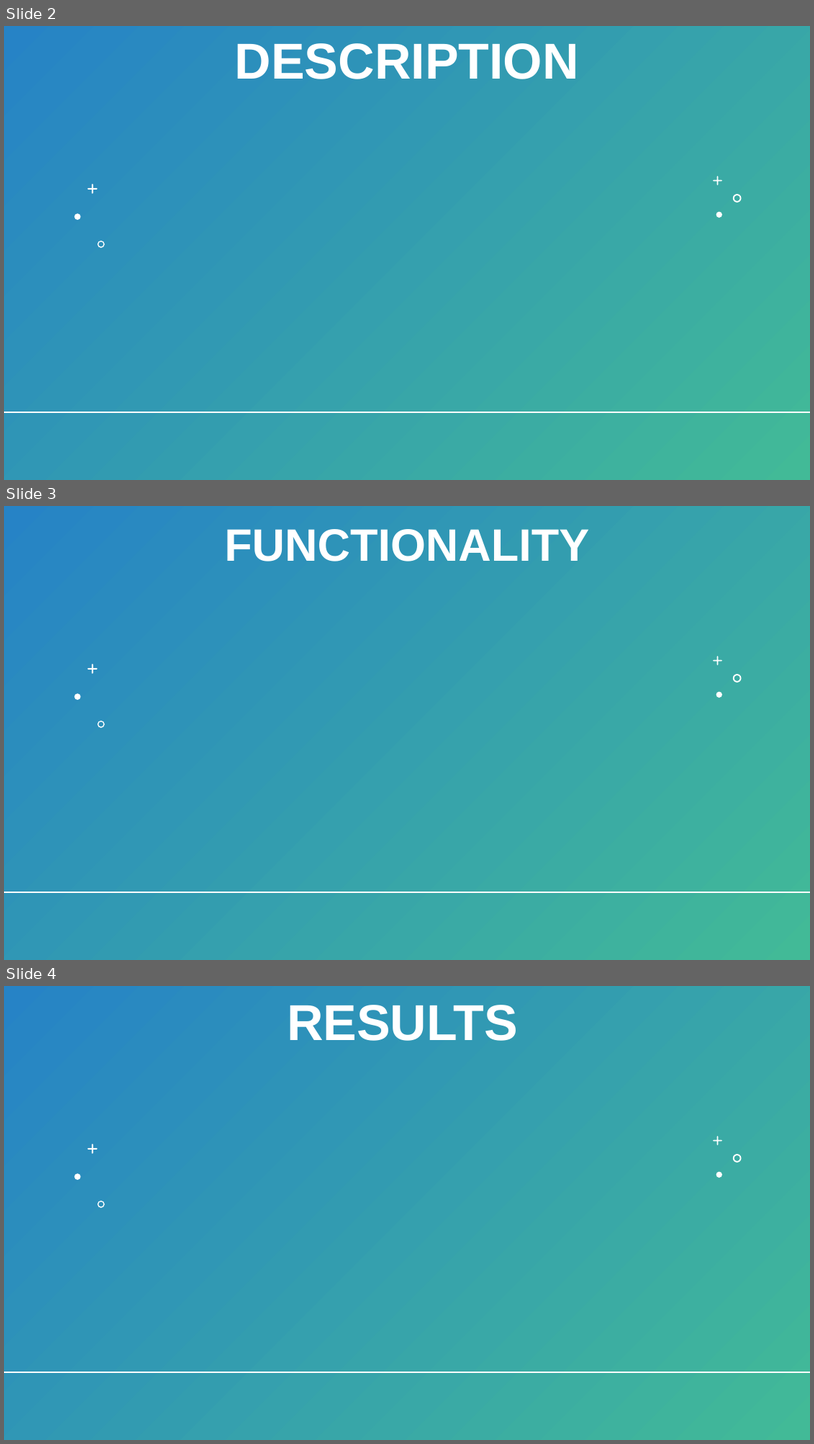
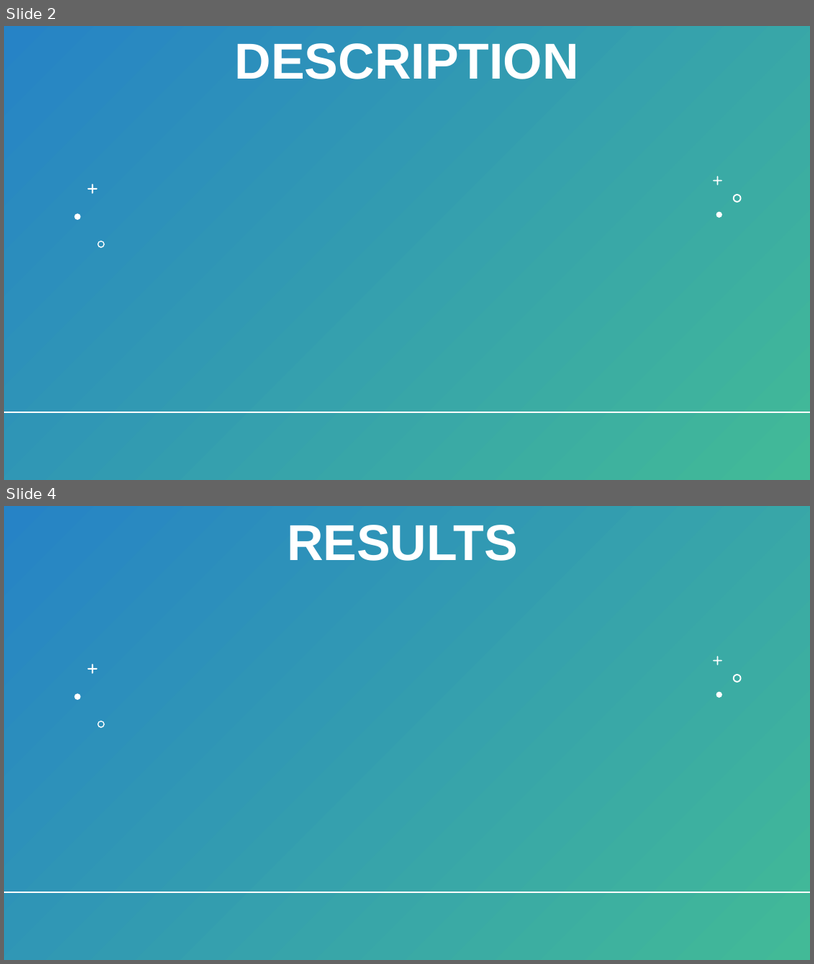
Before and after one commit to BaldeepDhada/API-Shows, a slide deck: 534-Slides.pptx. Shown one above the other, each under a label of ours: slides 2, 3 and 4 before the commit, slides 2 and 4 after it; the slides between them are not shown. The pictures are 814x1444 and 814x964 pixels, drawn with LibreOffice and Linux fonts; fonts in the diff are those of the drawing. Boxes give left, top, right and bottom in pixels: in the first picture for what was removed or moved away, otherwise in the second. Text is boxed around its words. In the diff, an @@ line names an element or a change of style, - is before the commit and + after.

```diff
--- a/534-Slides.pptx
+++ b/534-Slides.pptx
@@ slide 3 removed at [4,506,810,960], background #FFFFFF; not listed: 1 template element that a slide beside it also shows @@
@@ rectangle removed at [4,506,810,960] @@
@@ title removed at [224,529,589,561] @@
-FUNCTIONALITY
@@ line removed from (52, 580) to (52, 959) @@
@@ freeform shape removed at [714,656,723,665] @@
@@ freeform shape removed at [88,664,98,674] @@
@@ freeform shape removed at [733,674,742,682] @@
@@ freeform shape removed at [74,693,80,700] @@
@@ freeform shape removed at [717,692,723,698] @@
@@ freeform shape removed at [98,721,105,728] @@
@@ line removed from (4, 892) to (810, 892) @@
```
Also in this commit, not shown: 1 slide added, 2 other files.
